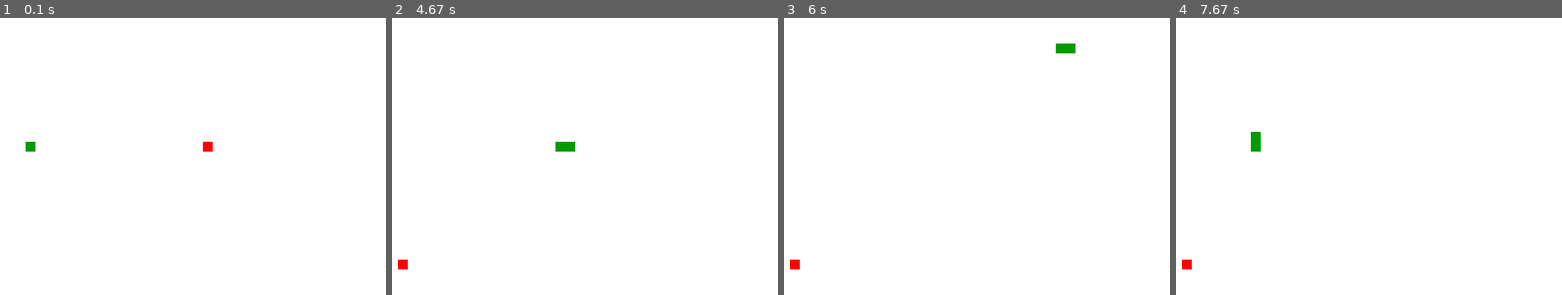
Above: before the commit, frames 1-4 (left to right).
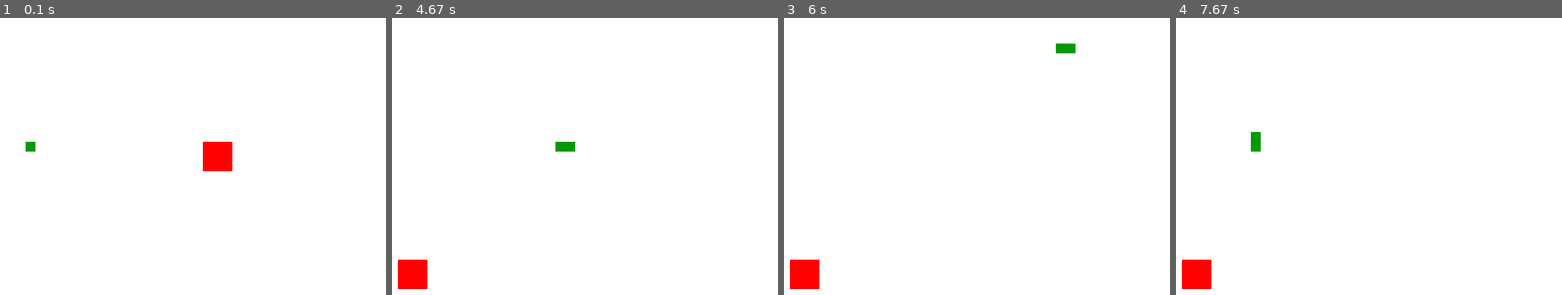
Above: after the commit, the same moments.

Repository: NikhilHeda/PyGame---Practice
Game: pygame game, started from code.py
Two runs of this game, one before a commit and one after it. Both use one fixed random seed, a clock stepped at 60 frames per second and the inputs below.
Inputs:
- Up to frame 1 (0.1 s): no input
- Up to frame 2 (4.67 s): hold Right 0.33-0.8 s; hold Up 0.83-1.13 s; hold Right 1.17-1.63 s; hold Left 1.67-2.2 s; hold Down 2.23-2.53 s; hold Left 2.57-2.97 s; hold Up 3-3.37 s; hold Right 3.4-4.03 s; hold Down 4.07-4.43 s; hold Left from 4.47 s (still down)
- Up to frame 3 (6 s): release Left at 4.93 s; hold Right 4.97-5.43 s; hold Up 5.47-5.77 s; hold Right from 5.8 s (still down)
- Up to frame 4 (7.67 s): release Right at 6.27 s; hold Left 6.3-6.83 s; hold Down 6.87-7.17 s; hold Left 7.2-7.6 s; hold Up from 7.63 s (still down)

The runs differ from the first frame. In frame 1, 0.7% of the frame differs, in the area x 52-61%, y 44-56%; in frame 2, 0.7%; in frame 3, 0.7%; in frame 4, 0.7%.

Commit message:
More object contact

Diff:
--- a/code.py
+++ b/code.py
@@ -84,7 +84,8 @@
 		lead_y += lead_y_change
 
 		gameDisplay.fill(white)
-		pygame.draw.rect(gameDisplay, red, [randAppleX, randAppleY, block_size, block_size])
+		appleThickness = 30
+		pygame.draw.rect(gameDisplay, red, [randAppleX, randAppleY, appleThickness, appleThickness])
 
 		snakeHead = []
 		snakeHead.append(lead_x)
@@ -102,10 +103,18 @@
 
 		pygame.display.update()
 
+		'''
 		if lead_x == randAppleX and lead_y == randAppleY:
 			snakeLength += 1
 			randAppleX = round( random.randrange(0, display_width - block_size) / 10.0 ) * 10
 			randAppleY = round( random.randrange(0, display_height - block_size) / 10.0 ) * 10
+		'''
+
+		if  randAppleX <= lead_x <= randAppleX + appleThickness:
+			if  randAppleY <= lead_y <= randAppleY + appleThickness:
+				snakeLength += 1
+				randAppleX = round( random.randrange(0, display_width - block_size) / 10.0 ) * 10
+				randAppleY = round( random.randrange(0, display_height - block_size) / 10.0 ) * 10
 
 		clock.tick(FPS)
 
Not shown, changed: notes.txt
